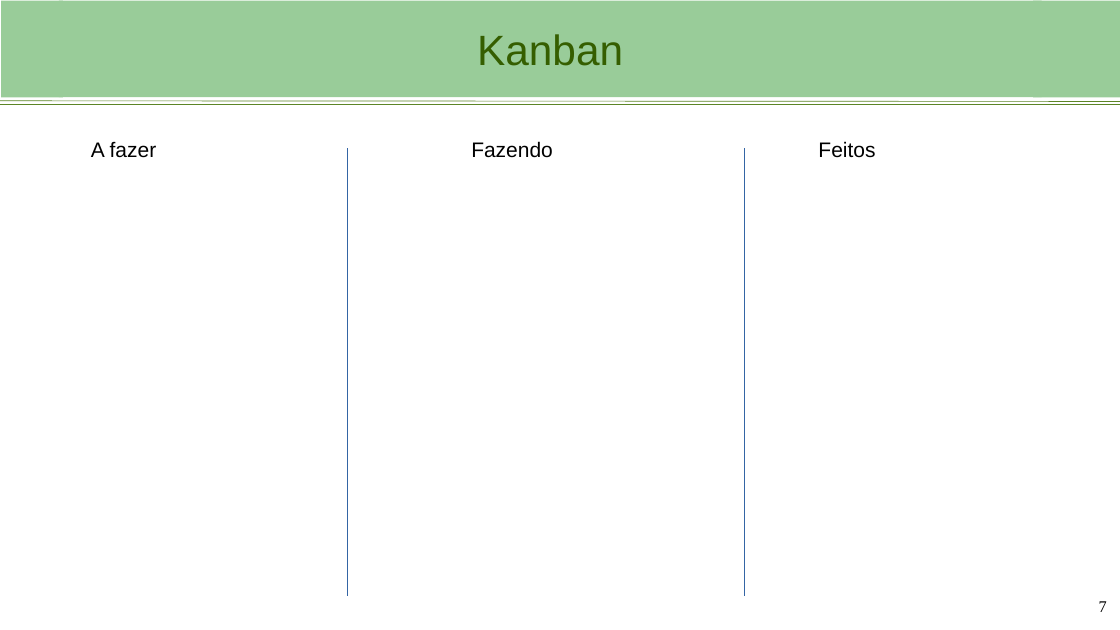
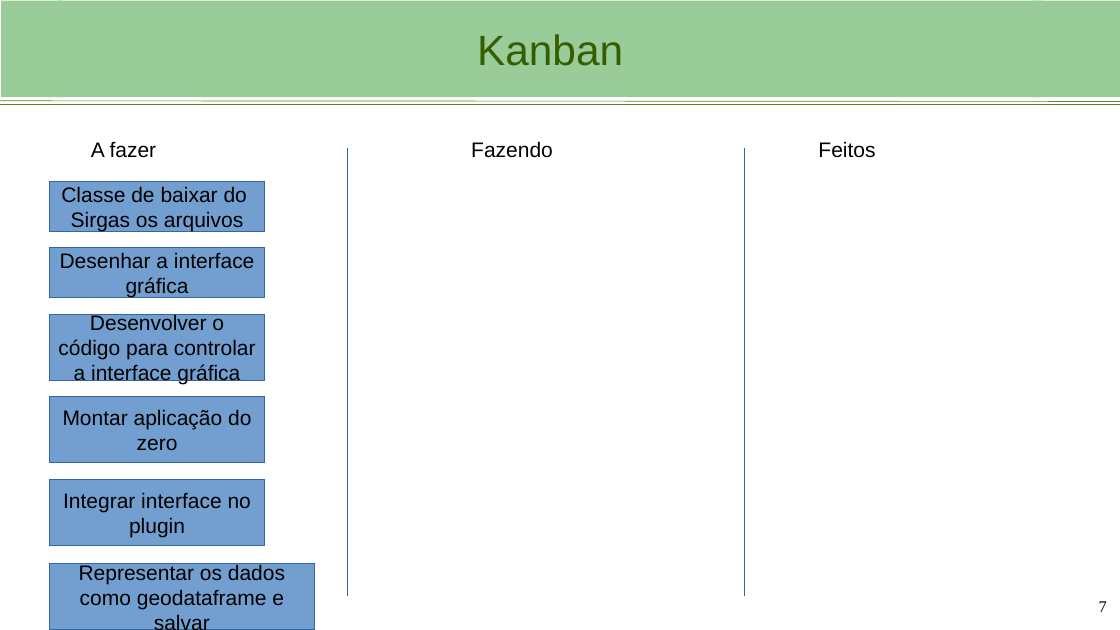
Before and after one commit to mmagalhaescime/progcart, a slide deck: slide 7 of projeto_2_geopandas/docs/projeto2.pptx. Drawn at 1120x630 pixels with LibreOffice and Linux fonts; fonts in the diff are those of the drawing; background and template pictures are left out. Boxes give left, top, right and bottom in pixels: in the first picture for what was removed or moved away, otherwise in the second. Text is boxed around its words. In the diff, an @@ line names an element or a change of style, - is before the commit and + after.

```diff
--- a/projeto_2_geopandas/docs/projeto2.pptx
+++ b/projeto_2_geopandas/docs/projeto2.pptx
@@ rectangle added at bbox=[50, 182, 265, 232], fill #729FCF, outline #3465A4 0 pt, 18 pt, text #000000 @@
+Classe de baixar do
+Sirgas os arquivos
@@ rectangle added at bbox=[50, 248, 265, 297], fill #729FCF, outline #3465A4 0 pt, 18 pt, text #000000 @@
+Desenhar a interface gráfica
@@ rectangle added at bbox=[50, 314, 265, 381], fill #729FCF, outline #3465A4 0 pt, 18 pt, text #000000 @@
+Desenvolver o código para controlar a interface gráfica
@@ rectangle added at bbox=[50, 397, 265, 463], fill #729FCF, outline #3465A4 0 pt, 18 pt, text #000000 @@
+Montar aplicação do zero
@@ rectangle added at bbox=[50, 480, 265, 546], fill #729FCF, outline #3465A4 0 pt, 18 pt, text #000000 @@
+Integrar interface no plugin
@@ rectangle added at bbox=[50, 564, 314, 630], fill #729FCF, outline #3465A4 0 pt, 18 pt, text #000000 @@
+Representar os dados como geodataframe e salvar
```
Also in this commit, not shown: 1 other file.
